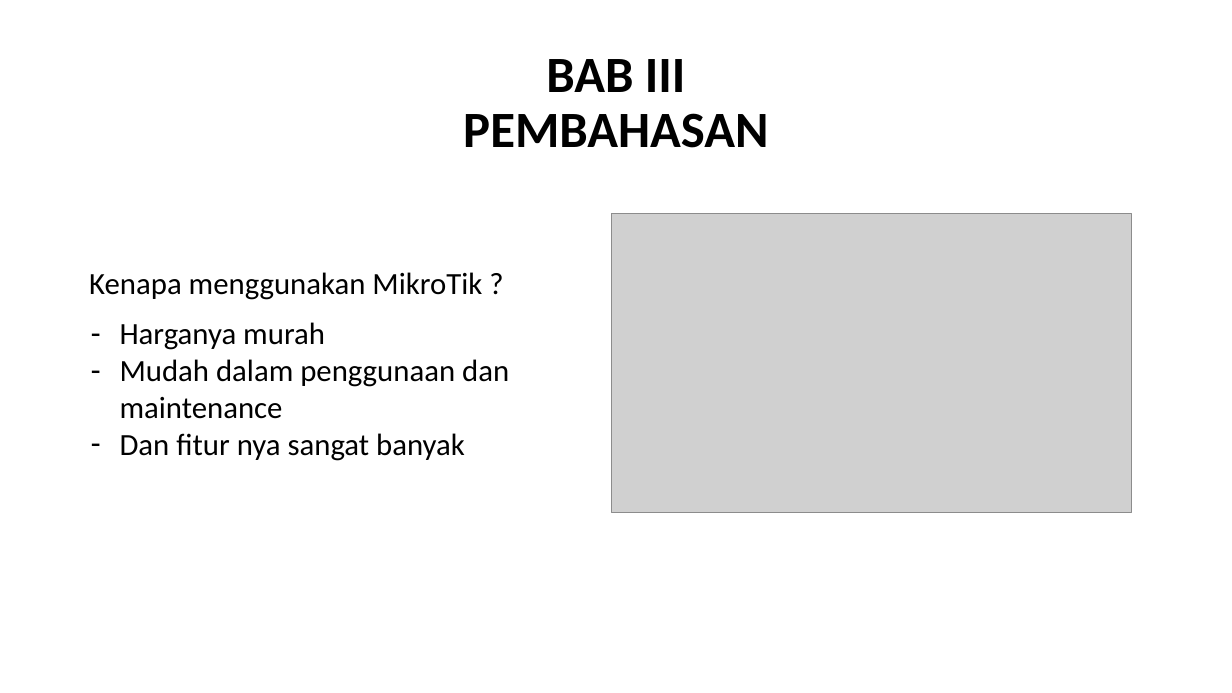
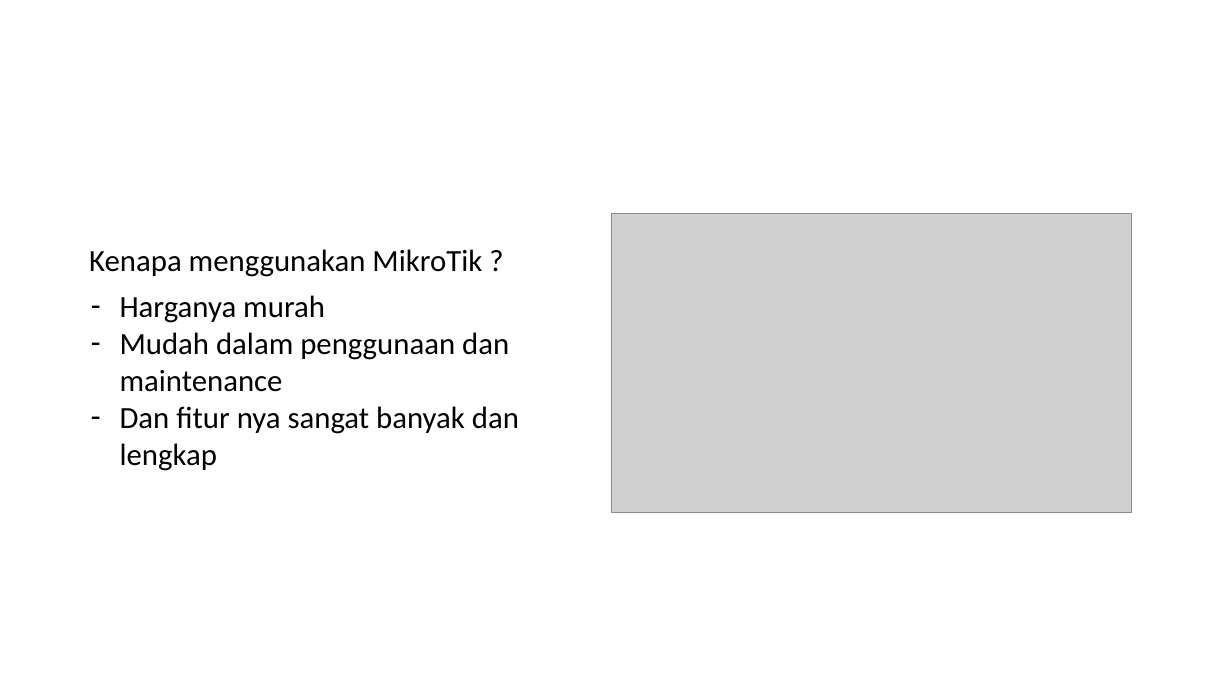
Before and after one commit to wisnushaputra/private-repo, a slide deck: slide 8 of Wisnu.pptx (slide 4 before the commit). Drawn at 1232x693 pixels with LibreOffice and Linux fonts; fonts in the diff are those of the drawing; grey boxes stand for pictures. Boxes give left, top, right and bottom in pixels: in the first picture for what was removed or moved away, otherwise in the second. Text is boxed around its words. In the diff, an @@ line names an element or a change of style, - is before the commit and + after.

```diff
--- a/Wisnu.pptx
+++ b/Wisnu.pptx
@@ title removed at [463,59,768,148] @@
-BAB III
-PEMBAHASAN
@@ text "Kenapa menggunakan MikroTik ?": place and size @@
-text "Kenapa menggunakan MikroTik ?" at [89,272,482,300]
+text "Kenapa menggunakan MikroTik ?" at [89,249,482,277]
@@ text "Harganya murah": place and size @@
-text "Harganya murah" at [120,322,509,461]
+text "Harganya murah" at [120,295,519,471]
@@ text at [120,406,519,471]: text changed @@
-– Dan fitur nya sangat banyak
+– Dan fitur nya sangat banyak dan lengkap
```
Also in this commit, not shown: 4 other slides changed, 7 slides added, 1 slide removed, 1 other file.
